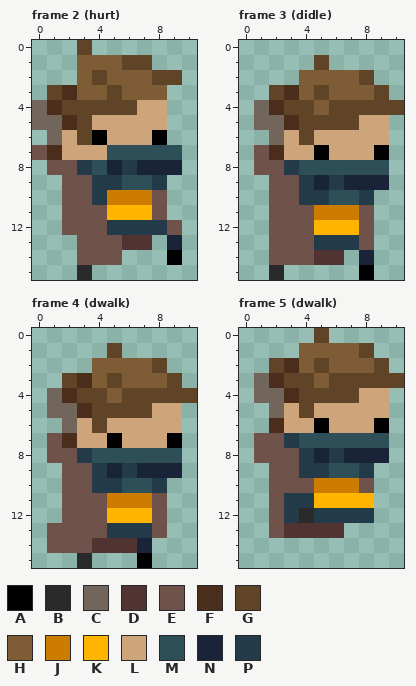
Two states of a pixel-art file, assets/player.ase. That is the earlier state.
11x16 pixels, 16 frames. Shown: frame 2 (hurt), frame 3 (didle), frame 4 (dwalk), frame 5 (dwalk). The commit also changed other frames, which this record leaves out.
Palette (. is transparent): A #000000  B #2a2a2a  C #72655c  D #513432  E #6f5249  F #4a2d1b  G #604428  H #7e5c36  J #cc7c00  K #ffb500  L #cea47b  M #2e4f58  N #192439  P #233a48
Pixels before, frame 2 (hurt), first column x 0:
 0 ...G......
 1 ...HHHGG..
 2 ...HGHHHGG
 3 .GFHHGHHH.
 4 CFGGGGGLL.
 5 CCFGLLLLL.
 6 .CLGALLLA.
 7 EFLLLMMMMM
 8 .EEPMNPNNN
 9 ..EEPPMMP.
10 ..EEPJJJE.
11 ..EEEKKKE.
12 ..EEEPPPPE
13 ...EEEDD.N
14 ...EEE...A
15 ...B......
Pixels before, frame 3 (didle), first column x 1:
 1 ....G.....
 2 ...HHHHG..
 3 .GFHGHHHG.
 4 CFGGHGGGGG
 5 CCFGGGGLL.
 6 .CLGLLLLL.
 7 EFLLALLLA.
 8 EEPMMMMMM.
 9 .EEPNPNNN.
10 .EEPPMMP..
11 .EEEJJJE..
12 .EEEKKKE..
13 .EEEPPPE..
14 .EEEDD.N..
15 .B.....A..
Pixels before, frame 4 (dwalk), first column x 1:
 1 ....G.....
 2 ...HHHHG..
 3 .GFHGHHHG.
 4 CFGGHGGGGG
 5 CCFGGGGLL.
 6 .CLGLLLLL.
 7 EFLLALLLA.
 8 EEPMMMMMM.
 9 .EEPNPNNN.
10 .EEPPMMP..
11 .EEEJJJE..
12 .EEEKKKE..
13 EEEEPPPE..
14 EEEDDDN...
15 ..B...A...
Pixels before, frame 5 (dwalk), first column x 1:
 0 ....G.....
 1 ...HHHHG..
 2 .GFHGHHHG.
 3 CFGGHGGGGG
 4 CCFGGGGLL.
 5 .CLGLLLLL.
 6 .FLLALLLA.
 7 EEPMMMMMM.
 8 EEEPNPNNN.
 9 .EEPPMMP..
10 .EEEJJJE..
11 .EPPKKKK..
12 .EPBPPPP..
13 .EDDDD....
After:
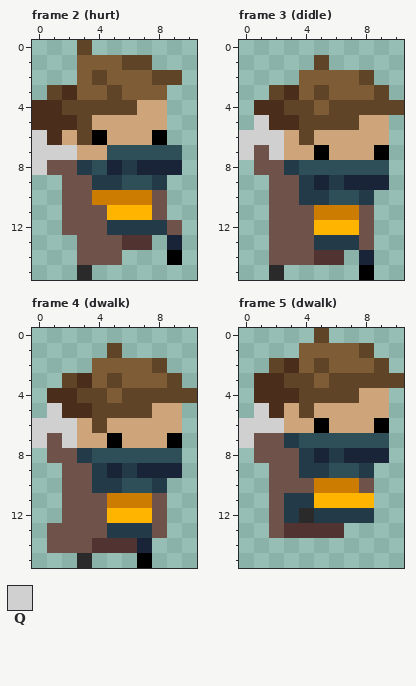
Colours new in this view: Q #d0d0d0
The exact change:
Frame 2 (hurt), layer "body":
Colour C becomes colour F in row 4 at x 0; in row 5 at x 0 to 1; in row 6 at x 1.
Colour P becomes colour J in row 10 at x 4.
The author put colour Q in row 6 at x 0; in row 8 at x 0.
Colour E becomes colour Q in row 7 at x 0.
Colour F becomes colour Q in row 7 at x 1.
Colour L becomes colour Q in row 7 at x 2.
Frame 3 (didle), layer "body":
Colour C becomes colour F in row 4 at x 1; in row 5 at x 2.
The author put colour Q in row 6 at x 0 to 1; in row 7 at x 0.
Colour C becomes colour Q in row 5 at x 1; in row 6 at x 2.
Colour F becomes colour Q in row 7 at x 2.
Frame 4 (dwalk), layer "body": the same change as frame 3 (didle)
Frame 5 (dwalk), layer "body":
Colour C becomes colour F in row 3 at x 1; in row 4 at x 1 to 2; in row 5 at x 2.
The author put colour Q in row 5 at x 1; in row 6 at x 0 to 1; in row 7 at x 0.
Colour F becomes colour Q in row 6 at x 2.
Changed places in both pictures, as pixel boxes (x1, y1, x2, y2):
changed: (32, 100, 107, 205)
changed: (239, 100, 284, 160)
changed: (32, 388, 77, 448)
changed: (239, 373, 284, 448)
